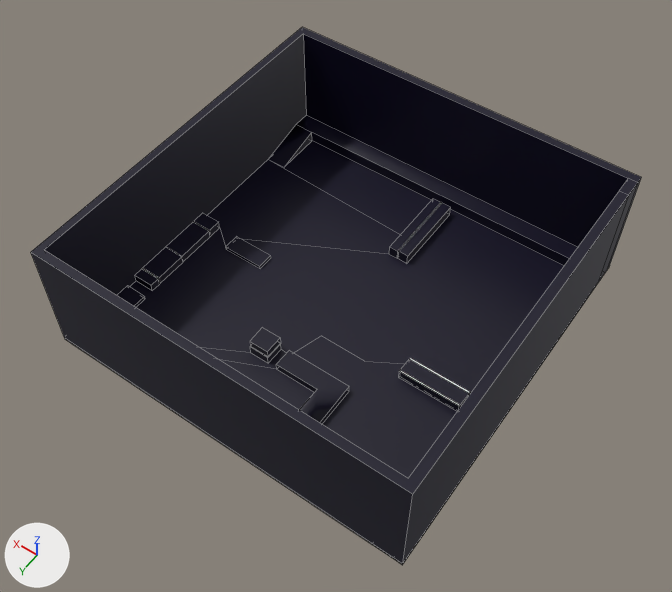
Two versions of the FBX model Blink/Assets/Models/LevelModel.fbx, one commit apart.
Before and after are seen from a camera (50 mm lens) standing at (-108.2, 156.8, 246.5) and looking at (-2.7, 9.0, 14.2). Every picture has the same lights, and +X, +Y and +Z are marked at lower left. Mesh edges are drawn as thin lines. Where no turn or scale is listed for an object, it has been applied to the vertices.
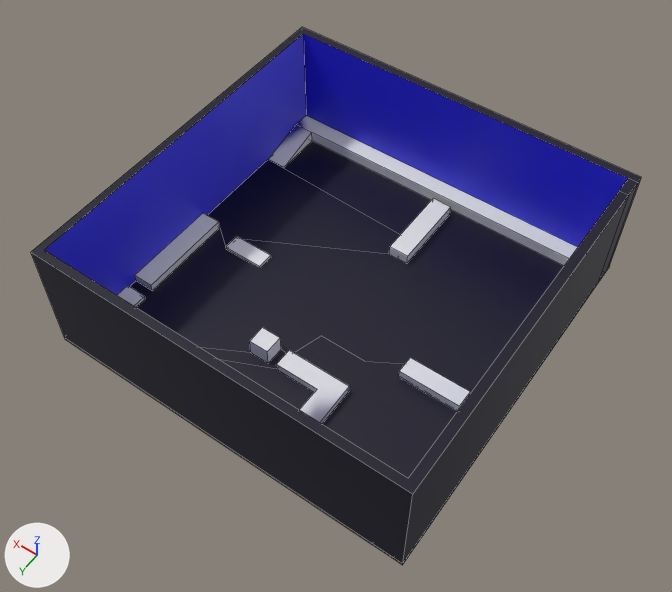
Where the change shows, as pixel boxes (x1, y1, x2, y2) in the pictures (672 x 592 px):
part 1 of me_cube, cut back
    both: (130, 141, 564, 408)
part 2 of me_cube, recoloured
    both: (117, 116, 578, 424)
part 3 of me_cube, recoloured
    both: (45, 34, 628, 295)

What changed in the scene script:
```text
Add mat_walls:
    mat_walls = principled_material('Walls')
    mat_walls.base_color = (0.0249, 0.0219, 0.8)  # blue #2c29e7
Change me_cube:
    used by ob_cube; location = (0.0, 0.0, 0.0)
    remove me_cube.from_pydata(...)  # 200 vertices, 150 faces; spans x -65.2..65.2, y -65.2..65.2, z -0.5..42.8
    add me_cube.from_pydata(...)  # 168 vertices, 114 faces; spans x -65.2..65.2, y -65.2..65.2, z -0.5..42.8
    me_cube part 1
    32 vertices are removed from x -55.1..55.0, y -53.6..55.2, z 0.5..5.1
    51 faces are deleted
    14 new faces join them, mat_neon (white #e7e7e7)
    1 new face joins them, mat_body (black #100c25)
    me_cube part 2: 34 faces spanning x -62.1..62.5, y -62.3..62.3, z 0.5..6.9 switch from mat_body (black #100c25) to mat_neon (white #e7e7e7)
    me_cube part 3: 4 faces spanning x -62.1..62.5, y -62.3..62.3, z 0.5..42.8 switch from mat_body (black #100c25) to mat_walls (blue #2c29e7)
```
